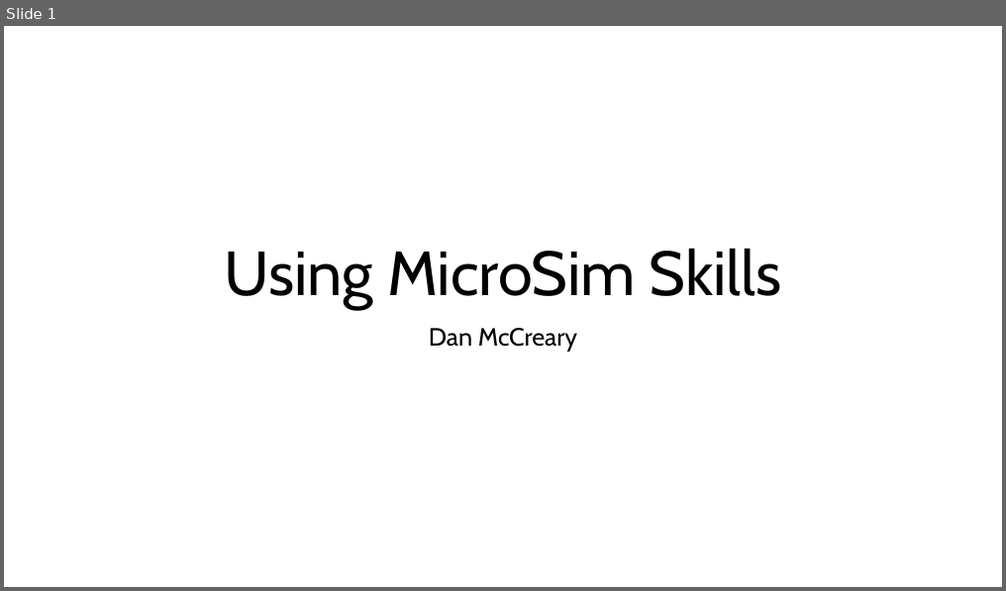
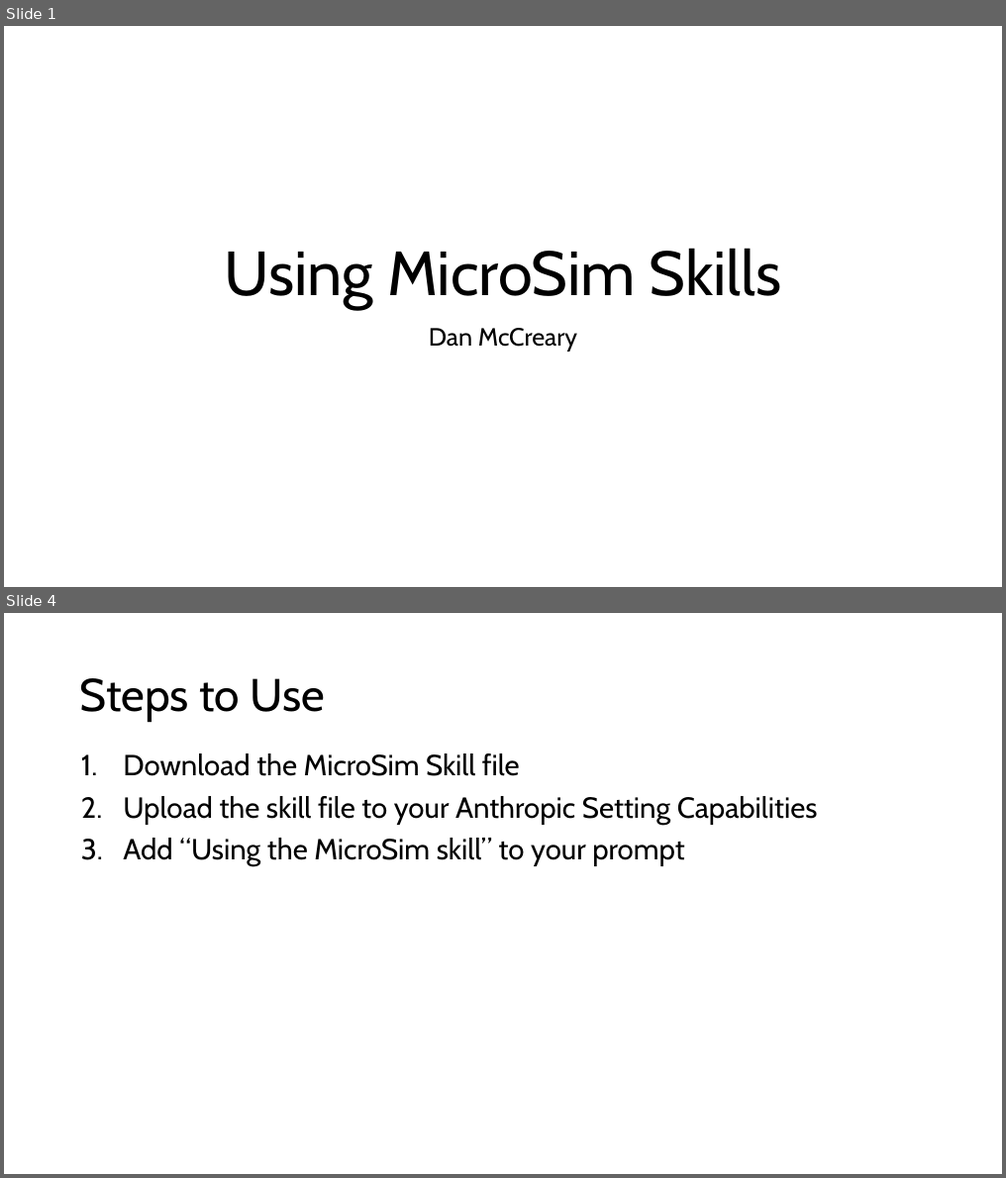
Before and after one commit to dmccreary/microsims, a slide deck: slides/Using-Claude-Skill-to-Generate-MicroSims.pptx. Shown one above the other, each under a label of ours: slide 1 before the commit, slides 1 and 4 after it; the slides between them are not shown. The pictures are 1006x591 and 1006x1178 pixels, drawn with LibreOffice and Linux fonts; fonts in the diff are those of the drawing. Boxes give left, top, right and bottom in pixels: in the first picture for what was removed or moved away, otherwise in the second. Text is boxed around its words. In the diff, an @@ line names an element or a change of style, - is before the commit and + after.

```diff
--- a/slides/Using-Claude-Skill-to-Generate-MicroSims.pptx
+++ b/slides/Using-Claude-Skill-to-Generate-MicroSims.pptx
@@ slide 4 added at [4,613,1002,1174], background #FFFFFF @@
@@ title added at [80,678,326,722], 44 pt, text #000000 @@
+Steps to Use
@@ text added at [123,754,818,866], 28 pt, text #000000 @@
+1. Download the MicroSim Skill file
+2. Upload the skill file to your Anthropic Setting Capabilities
+3. Add “Using the MicroSim skill” to your prompt
```
Also in this commit, not shown: 1 slide changed, 4 other slides added, 5 other files.
